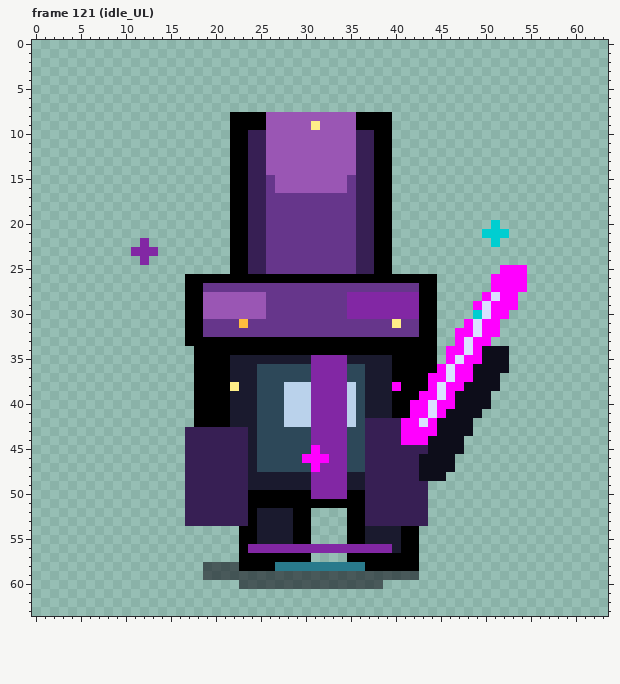
Two versions of one pixel-art file, assets/source/aseprite/character/void_wanderer/char_void_wanderer_base.aseprite. The picture above is the old version.
64x64 pixels, 200 frames. Shown: frame 121 (idle_UL). The commit also changed other frames, which this record leaves out.
After the commit:
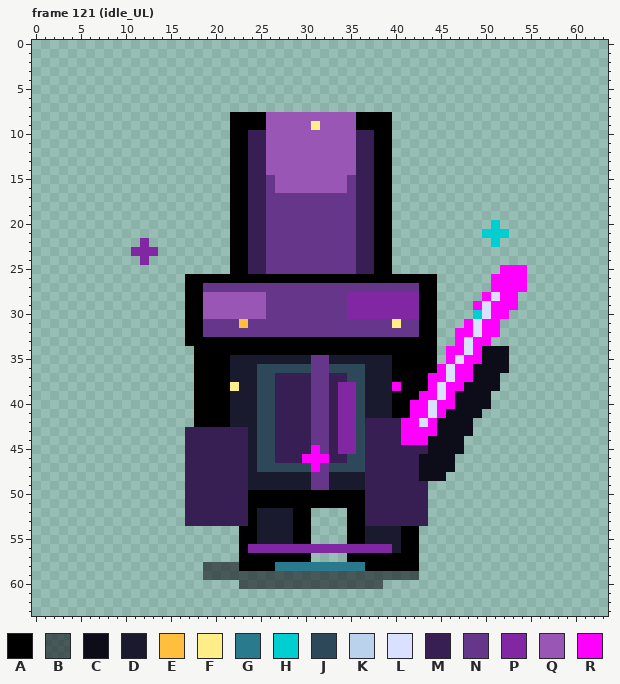
Palette (. is transparent): A #000000  B #0906108c  C #0d0d1a  D #1a1a2e  E #ffbe3e  F #ffee88  G #297a8c  H #00ced1  J #2d4859  K #bad2eb  L #dae0ff  M #371f54  N #66368b  P #8227a4  Q #9a56b4  R #ff00ff
From the commit log: Improve void wanderer back-facing cloak readability
Edits made:
--- frame 121 (idle_UL), layer "drifting_cloak"
@@ x 25..37 @@
 34 AAAAAAAAAAAAA
-35 DDDDDDPPPPDDD
-36 JJJJJJPPPPJJD
-37 JJJJJJPPPPJJD
-38 JJJKKKPPPPKJD
-39 JJJKKKPPPPKJD
-40 JJJKKKPPPPKJD
-41 JJJKKKPPPPKJD
-42 JJJKKKPPPPKJM
-43 JJJJJJPPPPJJM
-44 JJJJJJPPPPJJM
-45 JJJJJJRPPPJJM
-46 JJJJJRRRPPJJM
-47 JJJJJJRPPPJJM
-48 DDDDDDPPPPDDM
-49 DDDDDDPPPPDDM
-50 AAAAAAPPPPAAM
+35 DDDDDDNNDDDDD
+36 JJJJJJNNJJJJD
+37 JJMMMMNNMMJJD
+38 JJMMMMNNMPPJD
+39 JJMMMMNNMPPJD
+40 JJMMMMNNMPPJD
+41 JJMMMMNNMPPJD
+42 JJMMMMNNMPPJM
+43 JJMMMMNNMPPJM
+44 JJMMMMNNMPPJM
+45 JJMMMMRNMPPJM
+46 JJMMMRRRMMJJM
+47 JJJJJJRNJJJJM
+48 DDDDDDNNDDDDM
+49 DDDDDDNNDDDDM
+50 AAAAAAAAAAAAM
 51 AAAAAAAAAAAAM
